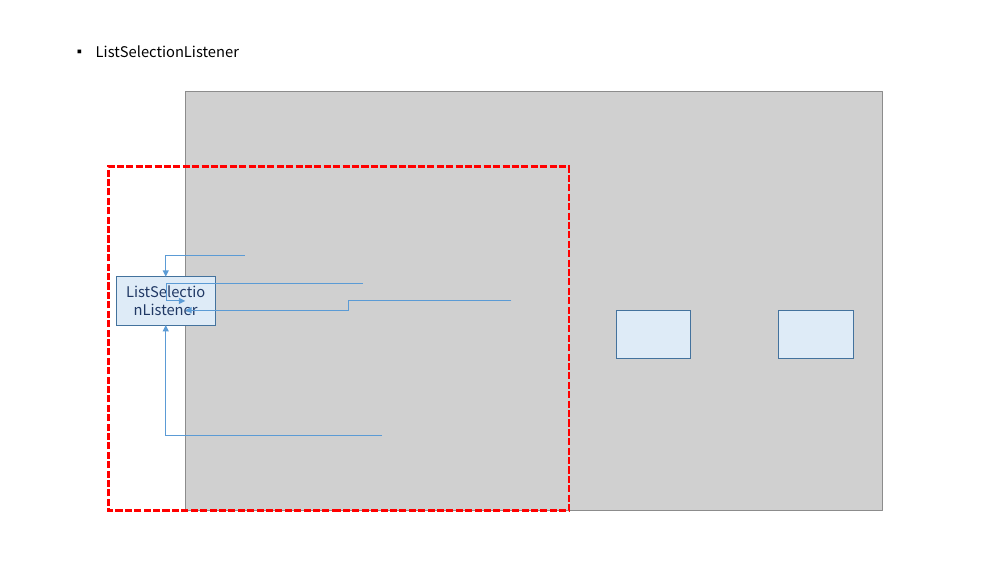
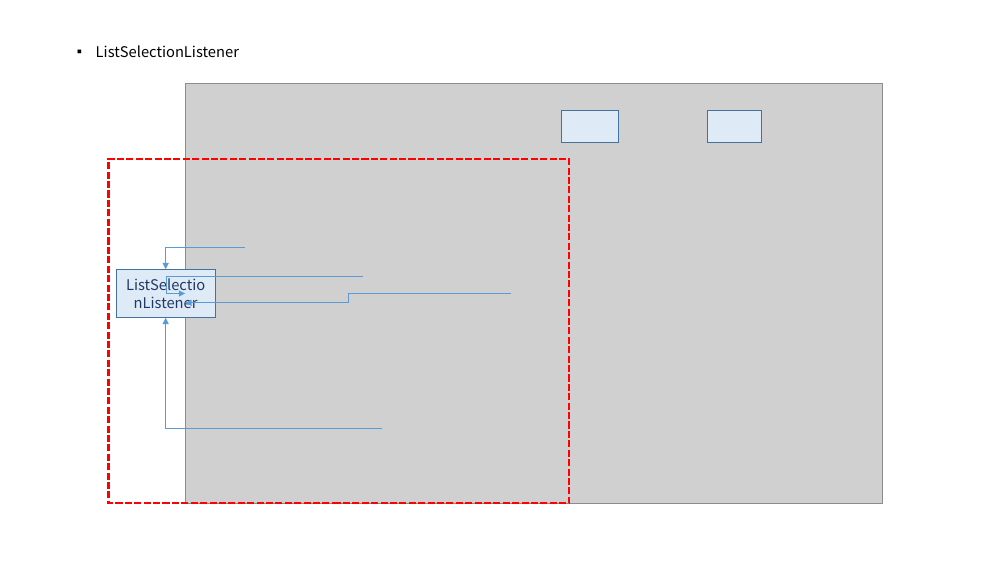
Before and after one commit to mjuclass/202202, a slide deck: slide 58 of SugangSincheong-B/객체지향프로그래밍-B.pptx. Drawn at 1008x567 pixels with LibreOffice and Linux fonts; fonts in the diff are those of the drawing; grey boxes stand for pictures. Boxes give left, top, right and bottom in pixels: in the first picture for what was removed or moved away, otherwise in the second. Text is boxed around its words. In the diff, an @@ line names an element or a change of style, - is before the commit and + after.

```diff
--- a/SugangSincheong-B/객체지향프로그래밍-B.pptx
+++ b/SugangSincheong-B/객체지향프로그래밍-B.pptx
@@ rectangle: place and size @@
-rectangle at box(779, 310, 854, 358)
+rectangle at box(562, 110, 619, 142)
@@ rectangle: place and size @@
-rectangle at box(616, 310, 691, 358)
+rectangle at box(708, 110, 762, 142)
@@ rectangle "ListSelectionListener": place and size @@
-rectangle "ListSelectionListener" at box(116, 277, 216, 325)
+rectangle "ListSelectionListener" at box(116, 269, 216, 318)
@@ 3 elbow arrows, 1 picture, 1 rectangle: place and size @@
-3 elbow arrows, 1 picture, 1 rectangle at box(108, 91, 883, 511)
+3 elbow arrows, 1 picture, 1 rectangle at box(108, 84, 883, 504)
@@ elbow arrow moved from (511, 301) - (185, 310) to (511, 293) - (185, 303) @@
```
Also in this commit, not shown: 1 other slide changed, 5 other files.
